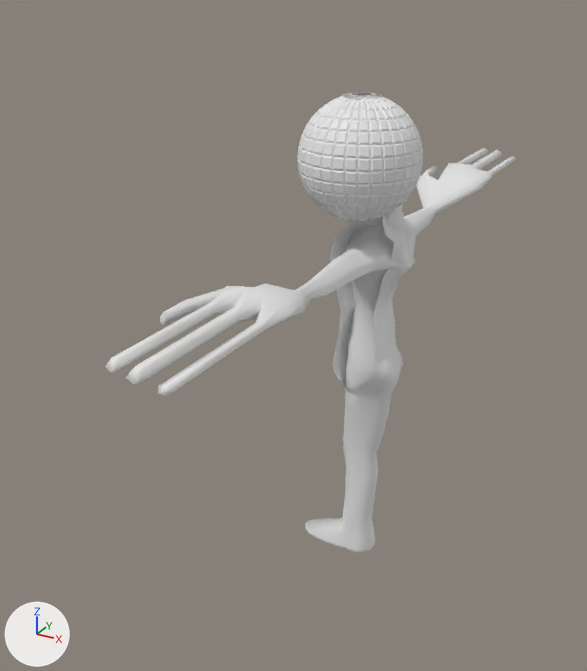
The Blender file Blender Files/scawydisco.blend, before and after one commit.
The view is the same before and after, from a 50 mm lens placed at (3.44, -7.67, 5.86), pointed at (-0.64, -0.24, 2.14). Every picture has the same lights, and +X, +Y and +Z are marked at lower left. The picture after the commit comes second.
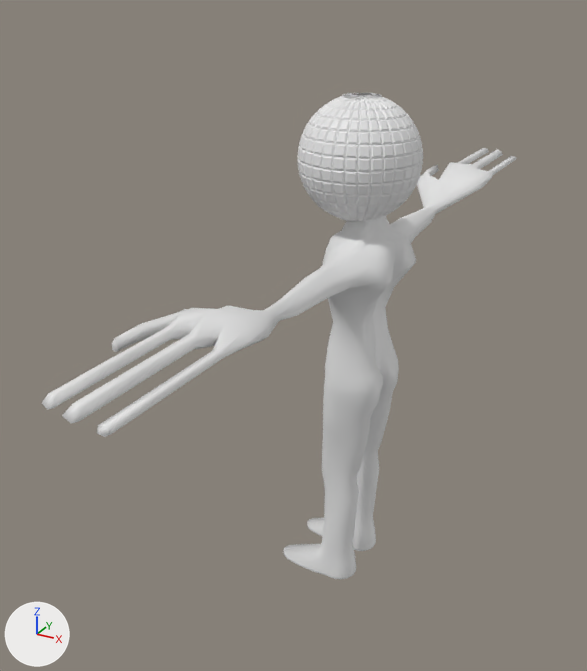
The change, as a diff of the scene's bpy script:
```diff
--- a/Blender Files/scawydisco.blend.py
+++ b/Blender Files/scawydisco.blend.py
@@ me_cylinder @@
 # used by ob_cylinder; location = (0.0, 0.28, -0.12); scale = (0.228, 0.228, 0.674)
-me_cylinder.from_pydata(...)  # 944 vertices, 899 faces; spans x -3.2..2.4, y -1.3..18.9, z -1.1..5.7
+me_cylinder.from_pydata(...)  # 1887 vertices, 1831 faces; spans x -3.2..2.4, y -21.5..18.9, z -1.1..5.7
+# me_cylinder part 1: 943 vertices added at x -3.2..2.4, y -21.5..-1.4, z -1.1..5.7
@@ ob_cylinder @@
 ob_cylinder = bpy.data.objects.new('Cylinder', me_cylinder)
-ob_cylinder.location = (0.0, 0.28, -0.12)
+ob_cylinder.location = (0.0, 0.3, -0.12)
 ob_cylinder.scale = (0.228, 0.228, 0.674)
-_m = ob_cylinder.modifiers.new('Mirror', 'MIRROR')
-_m.use_axis = (False, True, False)
-_m.merge_threshold = 0.009
```

Location of each change, [x1, y1, x2, y2] in pixels of the pictures (587 x 671 px):
'Cylinder', reshaped, moved, modifiers changed (15% wider, 7% taller): before [105, 148, 516, 552]; after [42, 148, 516, 579]
part 1 of me_cylinder, added: after [42, 216, 395, 579]
